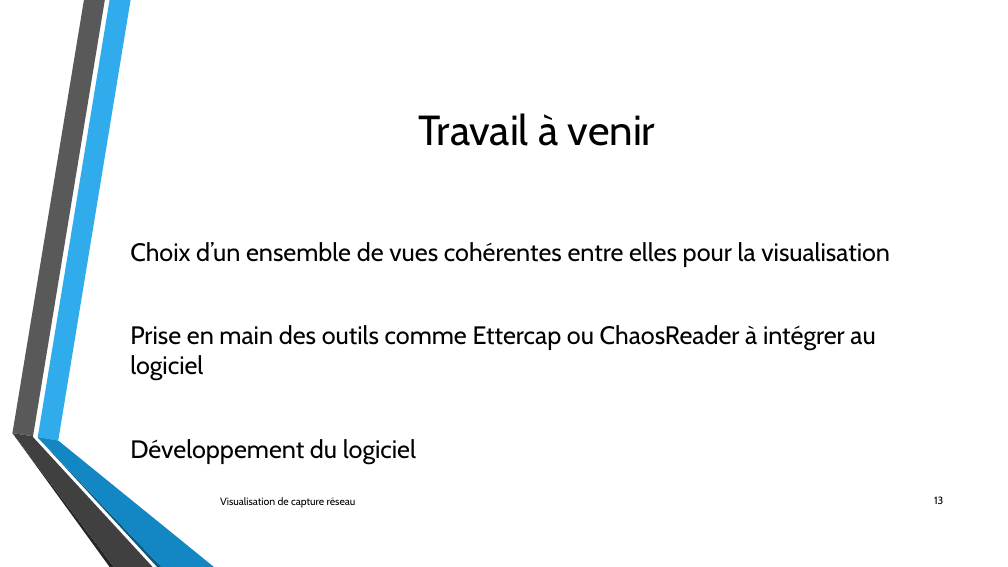
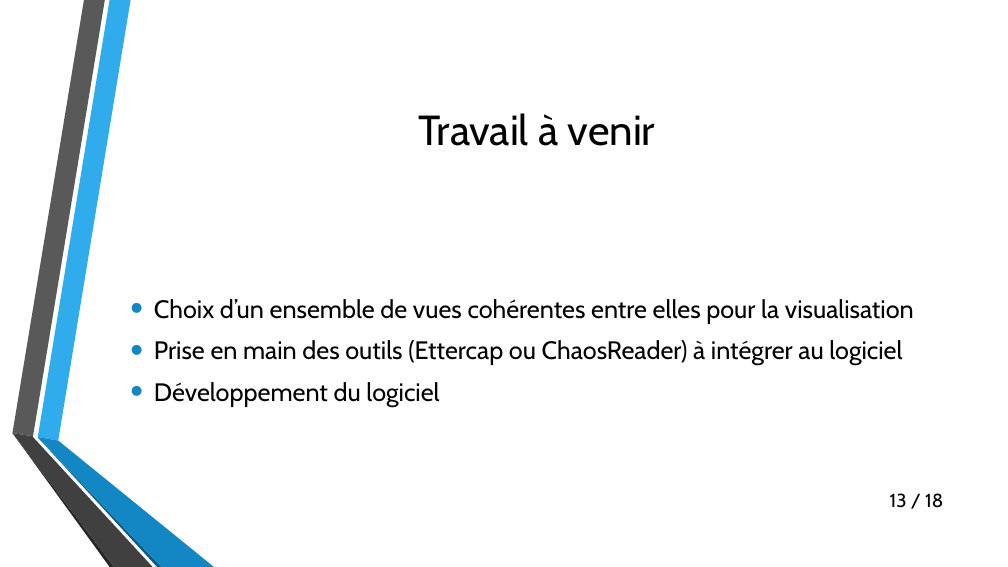
Before and after one commit to lechinoix/Pcap-visualization-project, a slide deck: slide 13 of Présentation de mi-projet/Outils de visualisation de capture réseau.pptx. Drawn at 1008x567 pixels with LibreOffice and Linux fonts; fonts in the diff are those of the drawing; background and template pictures are left out. Boxes give left, top, right and bottom in pixels: in the first picture for what was removed or moved away, otherwise in the second. Text is boxed around its words. In the diff, an @@ line names an element or a change of style, - is before the commit and + after.

```diff
--- a/Présentation de mi-projet/Outils de visualisation de capture réseau.pptx
+++ b/Présentation de mi-projet/Outils de visualisation de capture réseau.pptx
@@ text at bbox=[154, 299, 914, 407]: bullet none to • @@
@@ text at bbox=[154, 340, 902, 365]: text changed @@
-Prise en main des outils comme Ettercap ou ChaosReader à intégrer au logiciel
+• Prise en main des outils (Ettercap ou ChaosReader) à intégrer au logiciel
@@ text removed at bbox=[220, 497, 356, 508] @@
-Visualisation de capture réseau
@@ text at bbox=[890, 493, 943, 508]: text changed; size 10 to 18 pt @@
-13
+13 / 18
```
Also in this commit, not shown: 15 other slides changed, 2 slides added, 1 slide removed.
